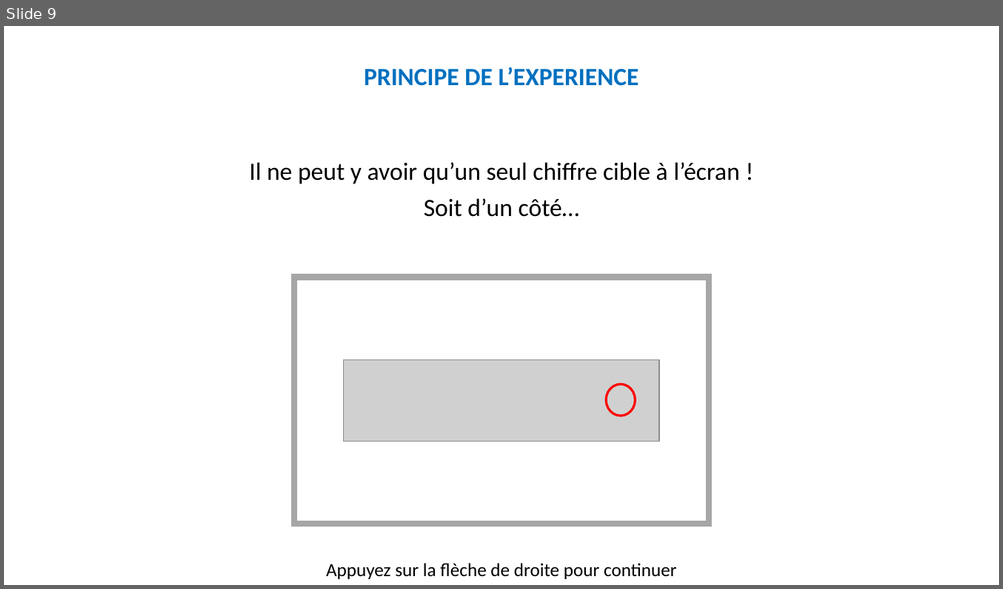
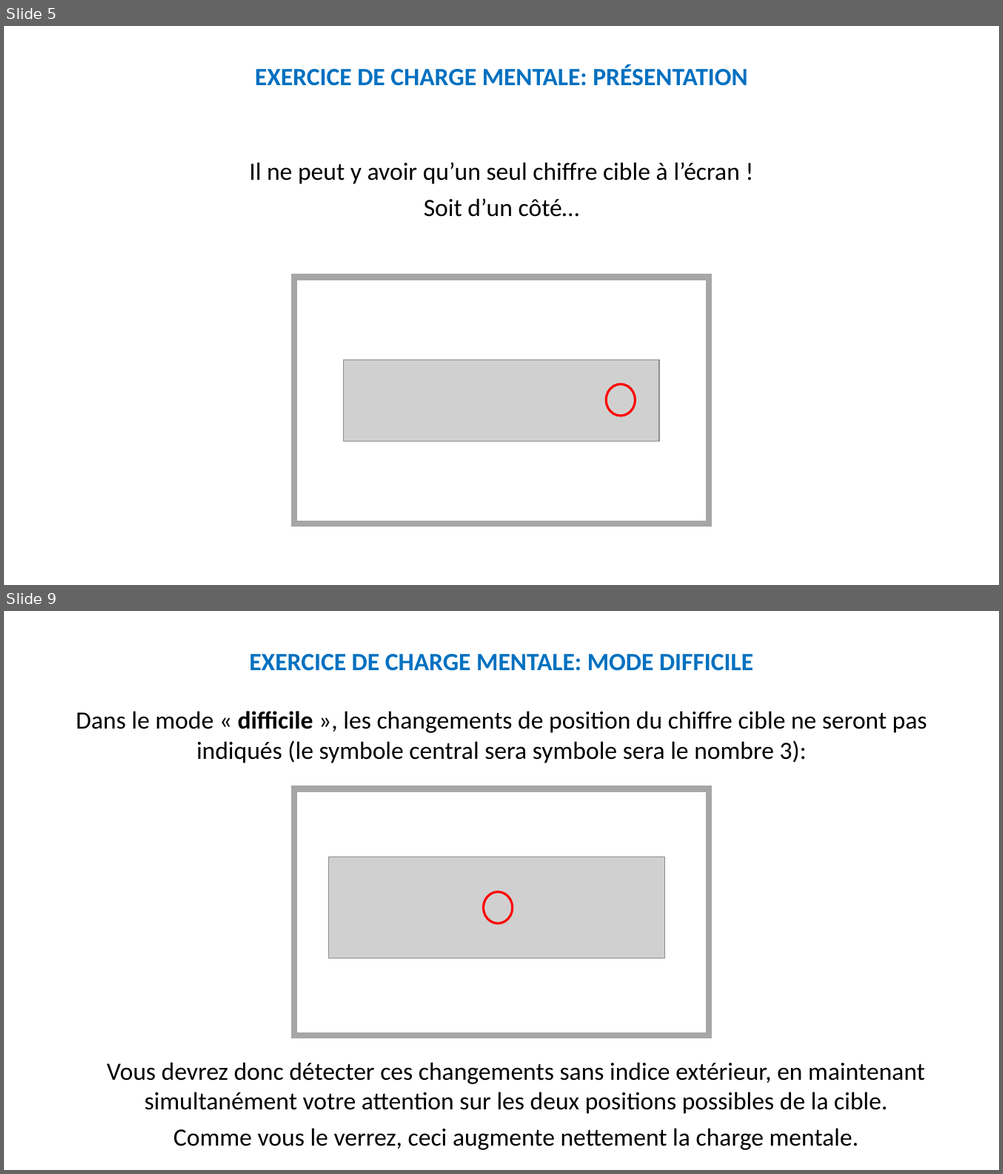
Before and after one commit to MBB-team/Online_Testing, a slide deck: src/EngMain/Stimuli/Instructions.pptx. Shown one above the other, each under a label of ours: slide 9 before the commit, slides 5 and 9 after it; the slides between them are not shown. The pictures are 1003x589 and 1003x1174 pixels, drawn with LibreOffice and Linux fonts; fonts in the diff are those of the drawing; grey boxes stand for pictures. Boxes give left, top, right and bottom in pixels: in the first picture for what was removed or moved away, otherwise in the second. Text is boxed around its words. In the diff, an @@ line names an element or a change of style, - is before the commit and + after.

```diff
--- a/src/EngMain/Stimuli/Instructions.pptx
+++ b/src/EngMain/Stimuli/Instructions.pptx
@@ slide 9 added at bbox=[4, 611, 999, 1170], background #FFFFFF @@
@@ text added at bbox=[249, 654, 753, 671], 24 pt, text #0070C0, bold @@
+EXERCICE DE CHARGE MENTALE: MODE DIFFICILE
@@ text added at bbox=[76, 711, 927, 763], 24 pt, text #000000 @@
+Dans le mode « difficile », les changements de position du chiffre cible ne seront pas indiqués (le symbole central sera symbole sera le nombre 3):
@@ rectangle added at bbox=[294, 789, 709, 1036], outline #A6A6A6 6 pt @@
@@ picture added at bbox=[329, 857, 665, 959] @@
@@ ellipse added at bbox=[483, 892, 512, 923], outline #FF0000 2.25 pt @@
@@ text added at bbox=[107, 1062, 925, 1150], 24 pt, text #000000 @@
+Vous devrez donc détecter ces changements sans indice extérieur, en maintenant simultanément votre attention sur les deux positions possibles de la cible.
+Comme vous le verrez, ceci augmente nettement la charge mentale.
@@ what was slide 9 is now slide 5 @@
@@ slide 5 changed as well @@
@@ text added at bbox=[255, 65, 747, 86], 24 pt, text #0070C0, bold @@
+EXERCICE DE CHARGE MENTALE: PRÉSENTATION
@@ text removed at bbox=[364, 67, 639, 86] @@
-PRINCIPE DE L’EXPERIENCE
@@ text removed at bbox=[326, 563, 677, 580] @@
-Appuyez sur la flèche de droite pour continuer
```
Also in this commit, not shown: 8 other slides changed, 7 other slides added, 13 slides removed.
